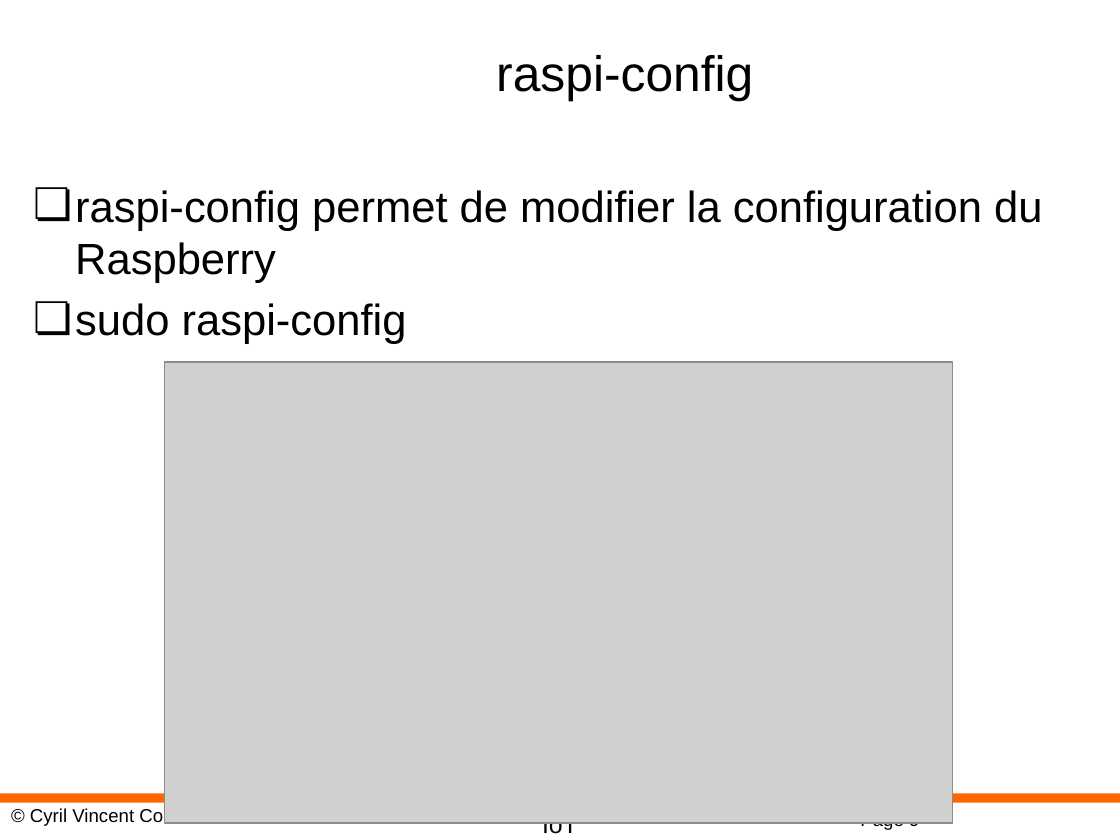
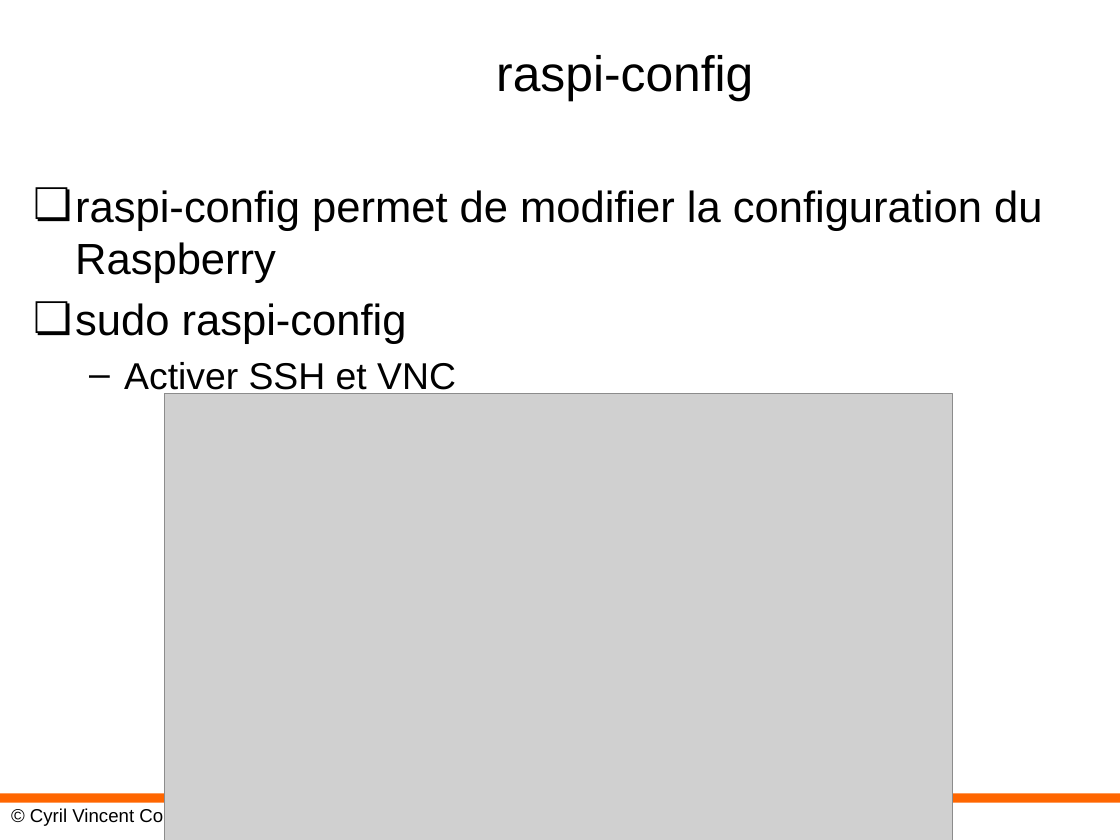
Before and after one commit to cyrilvincent/IoT, a slide deck: slide 9 of ppt/IoT06-Raspbian.pptx. Drawn at 1120x840 pixels with LibreOffice and Linux fonts; fonts in the diff are those of the drawing; grey boxes stand for pictures; background and template pictures are left out. Boxes give left, top, right and bottom in pixels: in the first picture for what was removed or moved away, otherwise in the second. Text is boxed around its words. In the diff, an @@ line names an element or a change of style, - is before the commit and + after.

```diff
--- a/ppt/IoT06-Raspbian.pptx
+++ b/ppt/IoT06-Raspbian.pptx
@@ text at <box>124,362,456,396</box>: paragraph added @@
+  – Activer SSH et VNC
@@ picture: place and size @@
-picture at <box>165,362,952,823</box>
+picture at <box>165,393,952,840</box>
@@ text removed at <box>542,822,578,839</box> @@
-IoT
```
Also in this commit, not shown: 4 other slides changed, 1 slide added, 7 other files.
